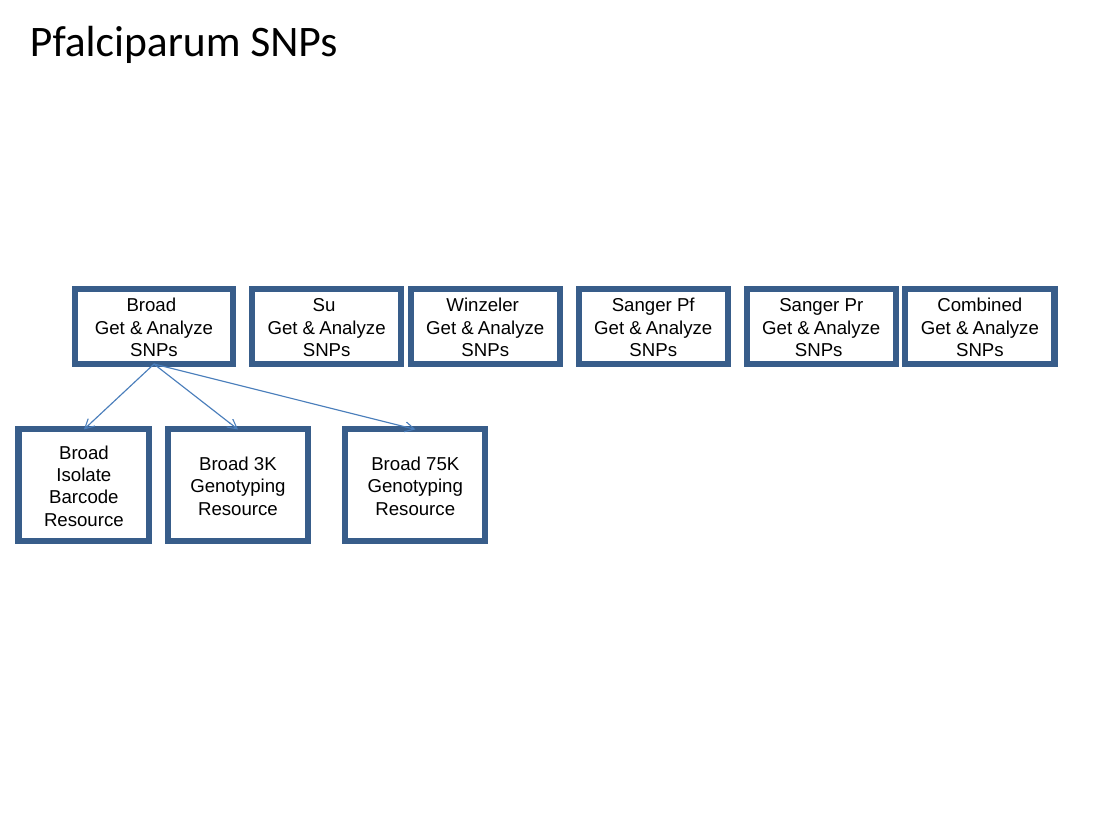
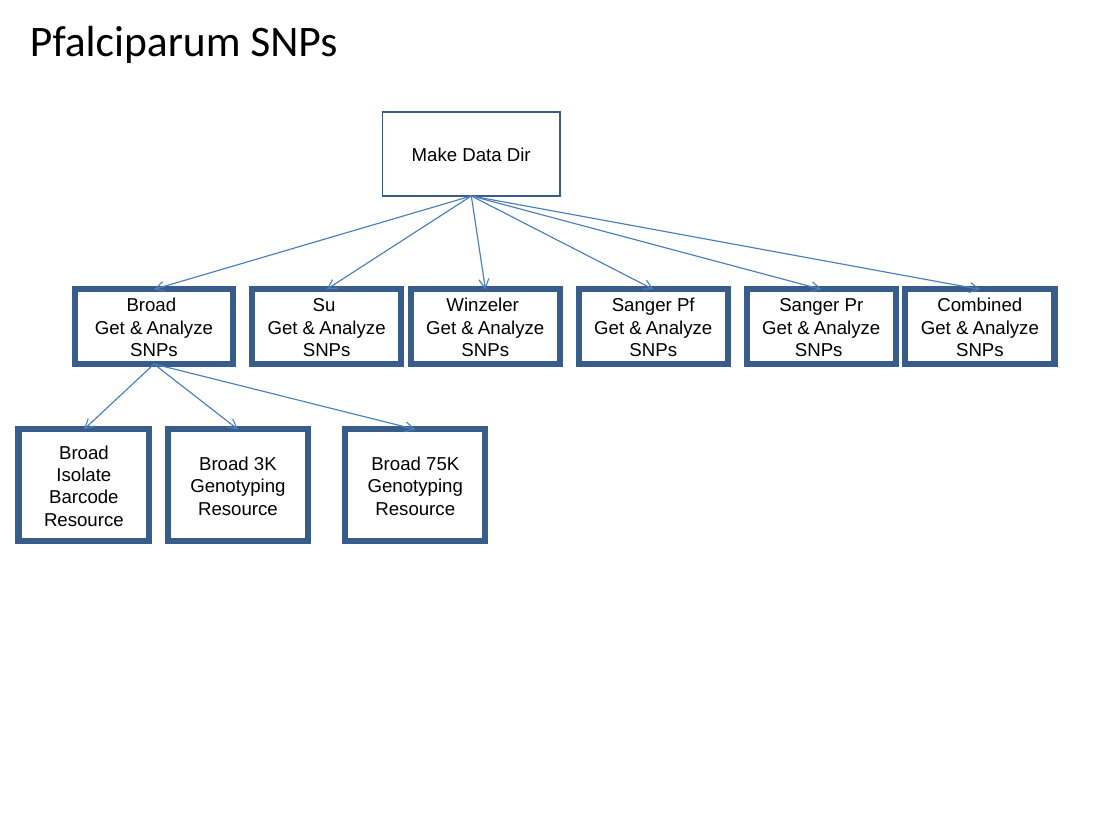
Before and after one commit to VEuPathDB/ApiCommonWorkflow, a slide deck: slide 12 of Main/doc/IntegratedWorkflow.ppt. Drawn at 1120x840 pixels with LibreOffice and Linux fonts; fonts in the diff are those of the drawing. Boxes give left, top, right and bottom in pixels: in the first picture for what was removed or moved away, otherwise in the second. Text is boxed around its words. In the diff, an @@ line names an element or a change of style, - is before the commit and + after.

```diff
--- a/Main/doc/IntegratedWorkflow.ppt
+++ b/Main/doc/IntegratedWorkflow.ppt
@@ rectangle added at box(383, 112, 560, 196), outline #385D8A 0.99 pt, 12 pt, text #000000 @@
+Make Data Dir
@@ arrow added from (472, 196) to (153, 289), #4A7EBB 0.74 pt @@
@@ arrow added from (472, 196) to (327, 289), #4A7EBB 0.74 pt @@
@@ arrow added from (472, 196) to (485, 289), #4A7EBB 0.74 pt @@
@@ arrow added from (472, 196) to (653, 289), #4A7EBB 0.74 pt @@
@@ arrow added from (472, 196) to (821, 289), #4A7EBB 0.74 pt @@
@@ arrow added from (472, 196) to (980, 289), #4A7EBB 0.74 pt @@
```
Also in this commit, not shown: 33 other slides changed.
